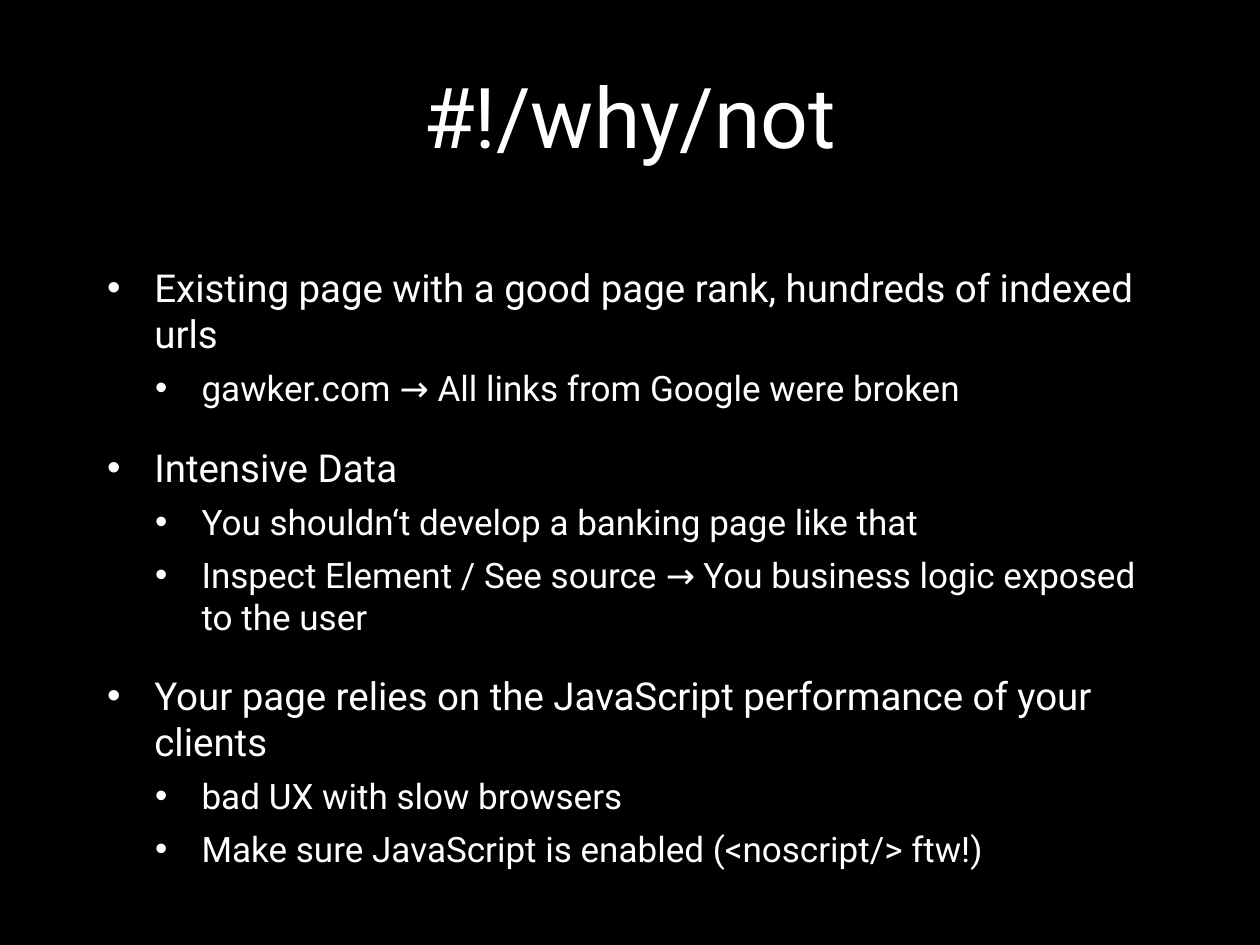
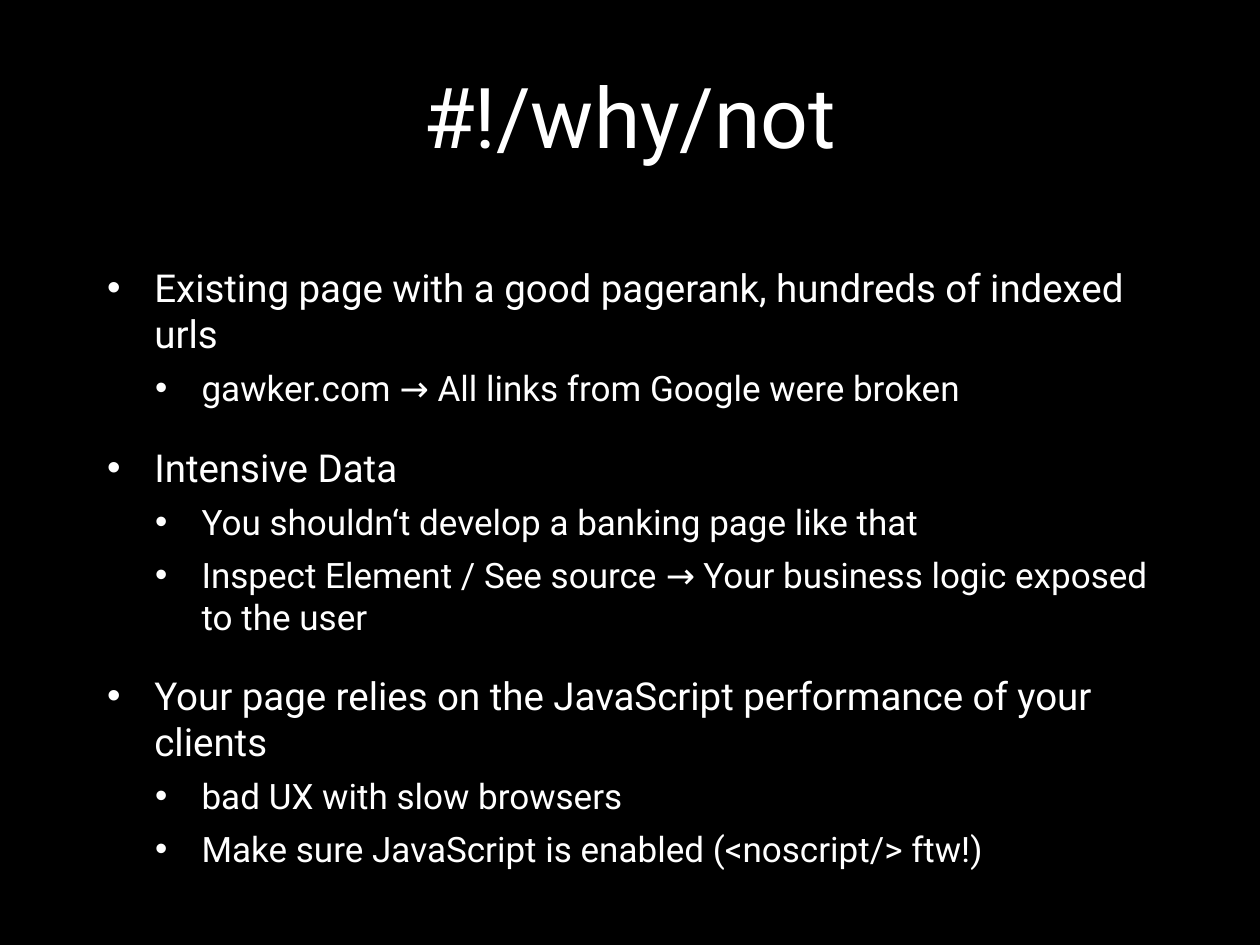
Before and after one commit to janmonschke/Bachelor-Thesis, a slide deck: slide 12 of barcamp presentation.pptx (slide 7 before the commit). Drawn at 1260x945 pixels with LibreOffice and Linux fonts; fonts in the diff are those of the drawing; background and template pictures are left out. Boxes give left, top, right and bottom in pixels: in the first picture for what was removed or moved away, otherwise in the second. Text is boxed around its words. In the diff, an @@ line names an element or a change of style, - is before the commit and + after.

```diff
--- a/barcamp presentation.pptx
+++ b/barcamp presentation.pptx
@@ text at [154,272,1123,349]: spaces changed @@
-• Existing page with a good page rank, hundreds of indexed urls
+• Existing page with a good pagerank, hundreds of indexed urls
@@ text at [202,561,1147,631]: text changed @@
-  • Inspect Element / See source → You business logic exposed to the user
+  • Inspect Element / See source → Your business logic exposed to the user
```
Also in this commit, not shown: 5 other slides changed, 8 slides added, 2 slides removed, 3 other files.
